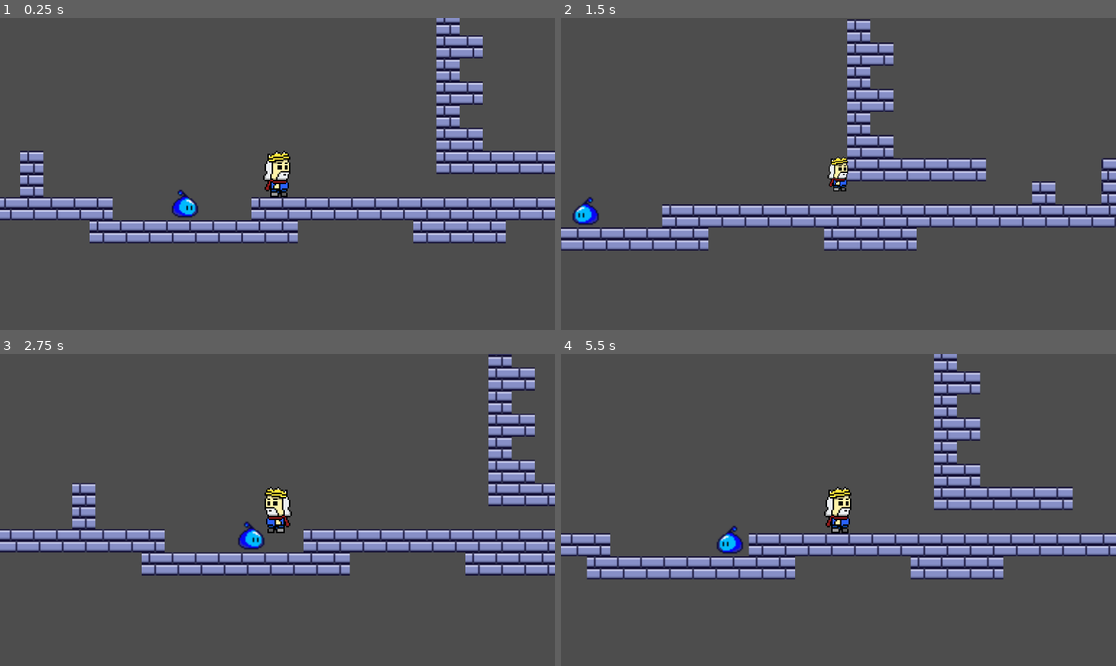
Above: before the commit, frames 1-4 (two rows, left to right).
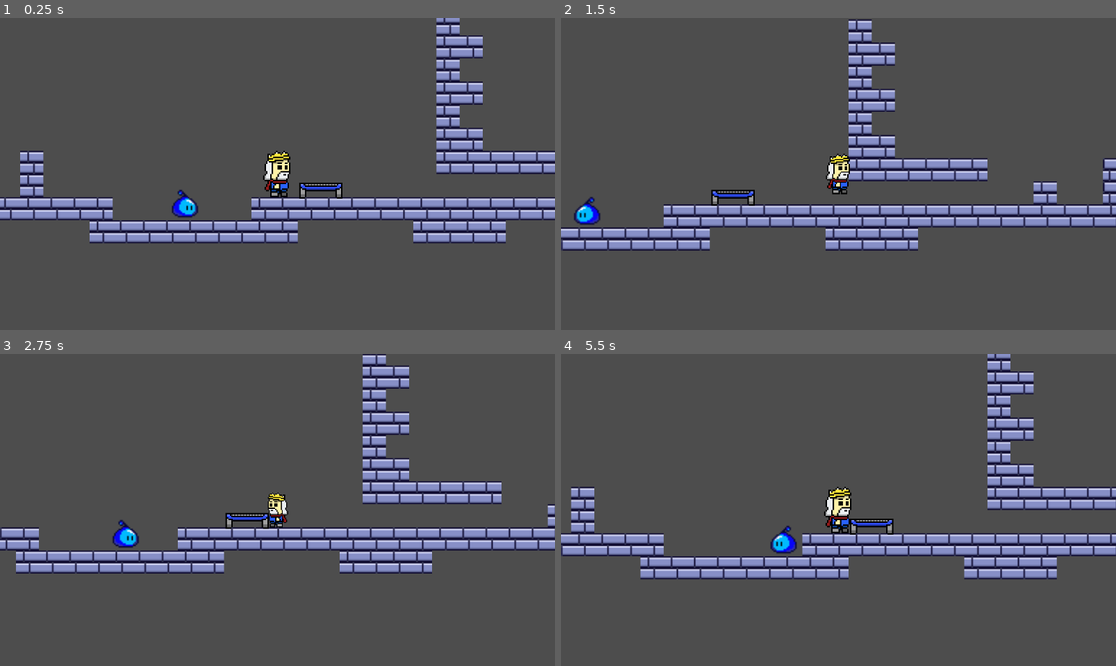
Above: after the commit, the same moments.

Repository: AND0MASTER/gamejam
Game: Godot game, scene res://Scenes/game.tscn
Same seed, same stepped clock (60 frames per second), same inputs: the game is played once before the commit and once after it.
Inputs:
- Up to frame 1 (0.25 s): no input
- Up to frame 2 (1.5 s): hold D (move_right) from 0.53 s (still down); tap F (grow) at 0.6, 1.35 s; tap W (jump) at 0.77 s
- Up to frame 3 (2.75 s): tap W (jump) at 1.52 s; release D (move_right) at 2.03 s; hold A (move_left) from 2.03 s (still down); tap F (grow) at 2.1 s
- Up to frame 4 (5.5 s): release A (move_left) at 2.78 s; hold D (move_right) 2.78-4.28 s; tap F (grow) every 0.75 s from 2.85 to 5.1 s; tap W (jump) at 3.02, 3.77, 4.52 s; hold A (move_left) 4.28-5.03 s; hold D (move_right) from 5.03 s (still down)

The runs differ from the first frame. In frame 1, 0.3% of the frame differs, in the area x 53-62%, y 52-58%; in frame 2, 3.2%; in frame 3, 22%, in the area x 0-100%, y 0-72%; in frame 4, 13%.

Commit message:
trampolína

Diff:
--- a/Scenes/game.tscn
+++ b/Scenes/game.tscn
@@ -1,9 +1,10 @@
-[gd_scene load_steps=8 format=3 uid="uid://d35tfankmdvid"]
+[gd_scene load_steps=9 format=3 uid="uid://d35tfankmdvid"]
 
 [ext_resource type="PackedScene" uid="uid://vgfjb3roo1xx" path="res://Scenes/player.tscn" id="1_ebmjs"]
 [ext_resource type="Texture2D" uid="uid://buycd6cn8vue8" path="res://Assets/shrinkingFileSet.png" id="1_qxrlw"]
 [ext_resource type="PackedScene" uid="uid://b1euqaul874pa" path="res://Scenes/enemy.tscn" id="3_wrm1d"]
 [ext_resource type="PackedScene" uid="uid://bk60jl5jf8yif" path="res://Scenes/shrinkzone.tscn" id="4_3dryh"]
+[ext_resource type="PackedScene" uid="uid://dod54sb0340cf" path="res://Scenes/trampolina.tscn" id="5_wowpa"]
 
 [sub_resource type="TileSetAtlasSource" id="TileSetAtlasSource_wrm1d"]
 texture = ExtResource("1_qxrlw")
@@ -132,3 +133,6 @@
 [node name="CollisionShape2D" type="CollisionShape2D" parent="shrinkzone"]
 position = Vector2(94.5, -34)
 shape = SubResource("RectangleShape2D_wowpa")
+
+[node name="trampolina" parent="." instance=ExtResource("5_wowpa")]
+position = Vector2(32, -21)
--- /dev/null
+++ b/Scenes/trampolina.tscn
@@ -0,0 +1,34 @@
+[gd_scene load_steps=5 format=3 uid="uid://dod54sb0340cf"]
+
+[ext_resource type="Texture2D" uid="uid://bofiae2glm2e2" path="res://Assets/trampoline.png" id="1_4ehev"]
+[ext_resource type="Script" uid="uid://xbk3lydtuqcl" path="res://Script/trampolina.gd" id="1_u6wts"]
+
+[sub_resource type="RectangleShape2D" id="RectangleShape2D_4ehev"]
+size = Vector2(30, 11)
+
+[sub_resource type="RectangleShape2D" id="RectangleShape2D_u6wts"]
+size = Vector2(24, 5)
+
+[node name="trampolina" type="Node2D"]
+script = ExtResource("1_u6wts")
+
+[node name="Sprite2D" type="Sprite2D" parent="."]
+texture_filter = 1
+texture = ExtResource("1_4ehev")
+region_enabled = true
+region_rect = Rect2(0, 20.1323, 32, 11.8677)
+
+[node name="StaticBody2D" type="StaticBody2D" parent="."]
+
+[node name="CollisionShape2D" type="CollisionShape2D" parent="StaticBody2D"]
+position = Vector2(0, 0.5)
+shape = SubResource("RectangleShape2D_4ehev")
+
+[node name="Area2D" type="Area2D" parent="."]
+collision_mask = 2
+
+[node name="CollisionShape2D" type="CollisionShape2D" parent="Area2D"]
+position = Vector2(0, -5.5)
+shape = SubResource("RectangleShape2D_u6wts")
+
+[connection signal="body_entered" from="Area2D" to="." method="_on_area_2d_body_entered"]
--- a/Script/auto_loaded_script.gd
+++ b/Script/auto_loaded_script.gd
@@ -2,7 +2,6 @@
 
 var SIZE = 1
 var climbing = false
-
 func _process(delta: float) -> void:
 	if SIZE < 0.5:
 		SIZE = 0.5
--- a/Script/killzone.gd
+++ b/Script/killzone.gd
@@ -9,3 +9,4 @@
 
 func _on_timer_timeout() -> void:
 	get_tree().reload_current_scene()
+	AutoLoadedScript.SIZE = 1
--- a/Script/player.gd
+++ b/Script/player.gd
@@ -7,11 +7,12 @@
 @onready var ray_cast_small: RayCast2D = $RayCastSmall
 @onready var ray_cast_wall: RayCast2D = $RayCastWall
 
-func _process(delta: float) -> void:
+
+
+func _physics_process(delta: float) -> void:
+	#SIZE
 	scale.x = AutoLoadedScript.SIZE
 	scale.y = AutoLoadedScript.SIZE
-
-func _physics_process(delta: float) -> void:
 	# Add the gravity.
 	if not is_on_floor():
 		velocity += get_gravity() * delta
@@ -42,7 +43,7 @@
 		velocity.x = direction * SPEED
 	else:
 		velocity.x = move_toward(velocity.x, 0, SPEED)
-
+	#Climbing
 	if ray_cast_wall.is_colliding() && AutoLoadedScript.climbing == true:
 		velocity.y = -50
 
--- a/Script/shrinkzone.gd
+++ b/Script/shrinkzone.gd
@@ -6,6 +6,4 @@
 
 
 func _on_body_entered(body: Node2D) -> void:
-	print(AutoLoadedScript.SIZE)
 	AutoLoadedScript.SIZE -= 0.125
-	print(AutoLoadedScript.SIZE)
--- /dev/null
+++ b/Script/trampolina.gd
@@ -0,0 +1,8 @@
+extends Node2D
+
+
+
+func _on_area_2d_body_entered(body: Node2D) -> void:
+	print(AutoLoadedScript.SIZE)
+	body.velocity.y = -250 / AutoLoadedScript.SIZE
+	print(AutoLoadedScript.SIZE)
Not shown: 1 places in Scenes/level_1.tscn that only renumber resources
Not shown, added: Script/trampolina.gd.uid
